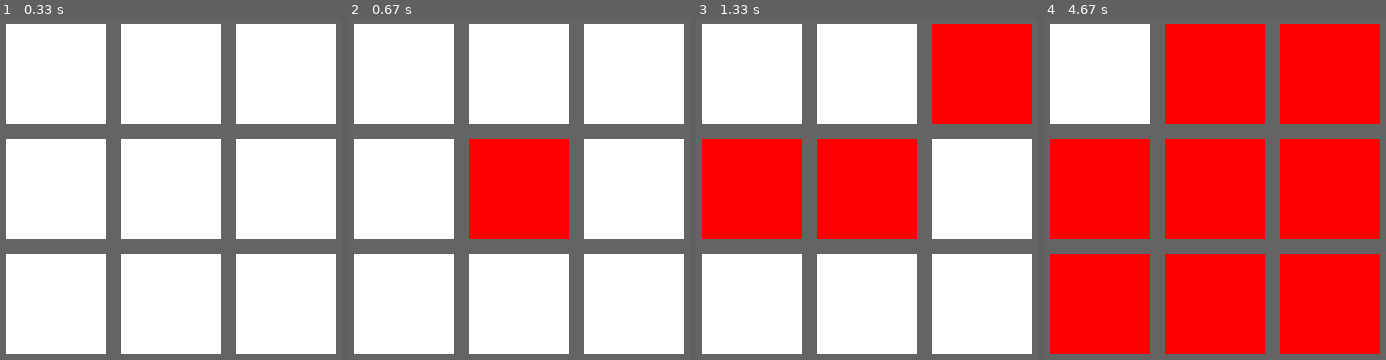
Above: before the commit, frames 1-4 (left to right).
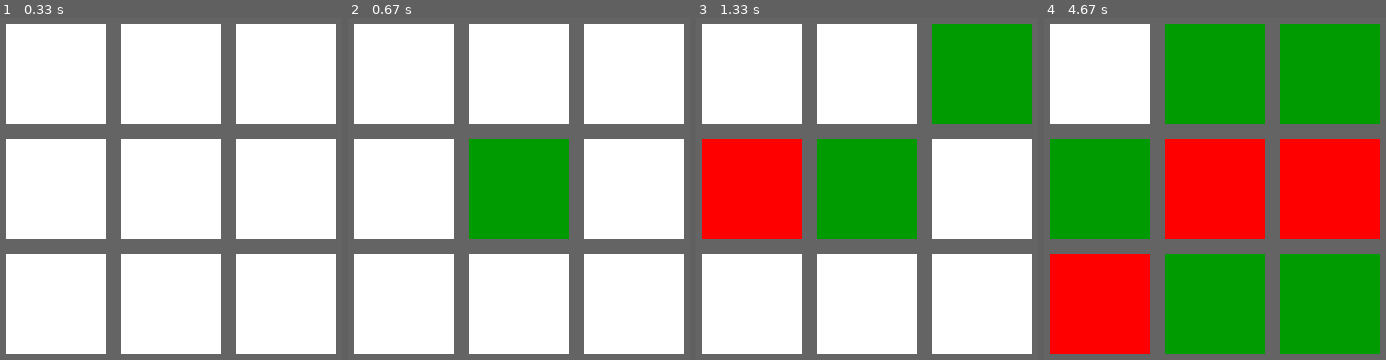
Above: after the commit, the same moments.

Repository: Roman-Blokhin/Python
Game: pygame game, started from my_code/tic_tac_toe/index.py
The game is run twice, just before and just after one commit, with the same random seed, the same clock (stepped at 60 frames per second) and the same inputs.
Inputs (mouse positions are in pixels of both pictures, inside the frame that each line leads up to):
- Up to frame 1 (0.33 s): no input
- Up to frame 2 (0.67 s): click (519, 189) at 0.38 s
- Up to frame 3 (1.33 s): click (781, 192) at 0.72 s; click (918, 62) at 1.05 s
- Up to frame 4 (4.67 s): click (1221, 69) at 1.38 s; click (1197, 281) at 1.75 s; click (1307, 243) at 2.22 s; click (1307, 158) at 2.55 s; click (1344, 161) at 2.88 s; click (1341, 257) at 3.22 s; click (1232, 175) at 3.55 s; click (1136, 127) at 3.88 s; click (1105, 322) at 4.22 s; click (1160, 72) at 4.55 s

Frame 1 is identical in both runs. In frame 2, 8.5% of the frame differs, in the area x 35-65%, y 35-65%; in frame 3, 17%; in frame 4, 43%, in the area x 1-99%, y 1-99%.

Commit message:
5. Pygame. Крестики-нолики. Установил четность нажатия и сделал проверку для изменения цвета квадратов. Так понимаем, какой игрок ходит

Diff:
--- a/my_code/tic_tac_toe/index.py
+++ b/my_code/tic_tac_toe/index.py
@@ -20,7 +20,9 @@
 size = (width, height)
 
 # 2. создали массив для присваивания каждому квадрату значение - 0
-mas = [[0]*3 for i in range(count_block)]
+mas = [[0] * 3 for i in range(count_block)]
+# 8. создаем переменную для определения четности нажатия. так поймем, какой игрок ходит
+qwerty = 0
 
 FPS = 60
 
@@ -47,9 +49,14 @@
             # 5. определяем, на какой квадрат мы нажали
             col = x_mouse // (block_size + margin)
             row = y_mouse // (block_size + margin)
-            # 6. присваиваем этому квадрату значение
-            mas[row][col] = 'x'
-
+            # 8.1 определяем четность нажатия
+            if qwerty % 2 == 0:
+                # 6. присваиваем этому квадрату значение
+                mas[row][col] = 'x'
+            else:
+                mas[row][col] = 'y'
+            # 8.2 увеличиваем переменную на 1
+            qwerty += 1
 
     clock.tick(FPS)
     screen.fill(FRAME_COLOR)
@@ -59,6 +66,9 @@
         for col in range(count_block):
             # 7. используем значение квадрата для определения цвета при нажатии
             if mas[row][col] == 'x':
+                color = GREEN
+            # 8.3 делаем проверку на четность игрока для понимания цвета нажатия на квадрат
+            elif mas[row][col] == 'y':
                 color = RED
             else:
                 color = WHITE
